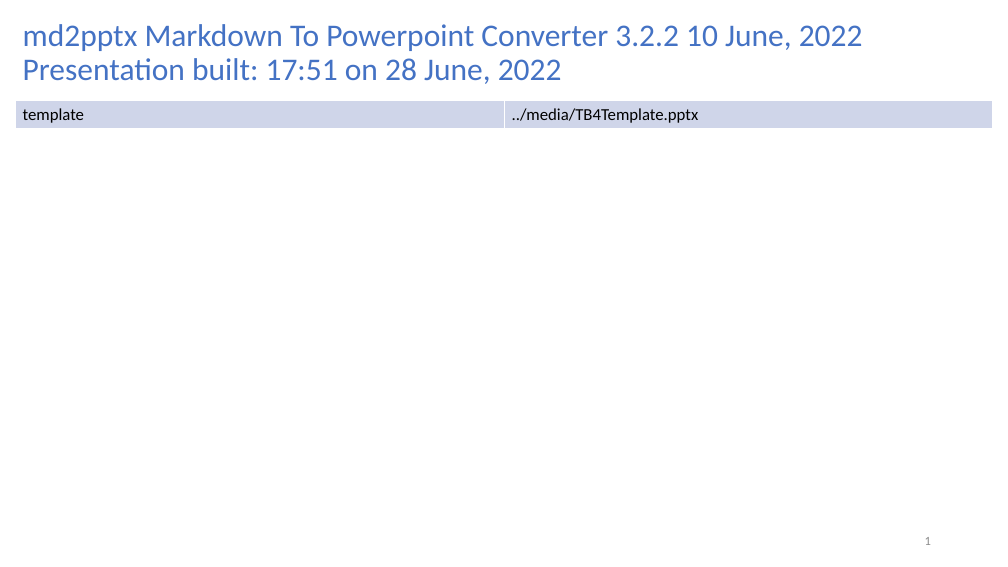
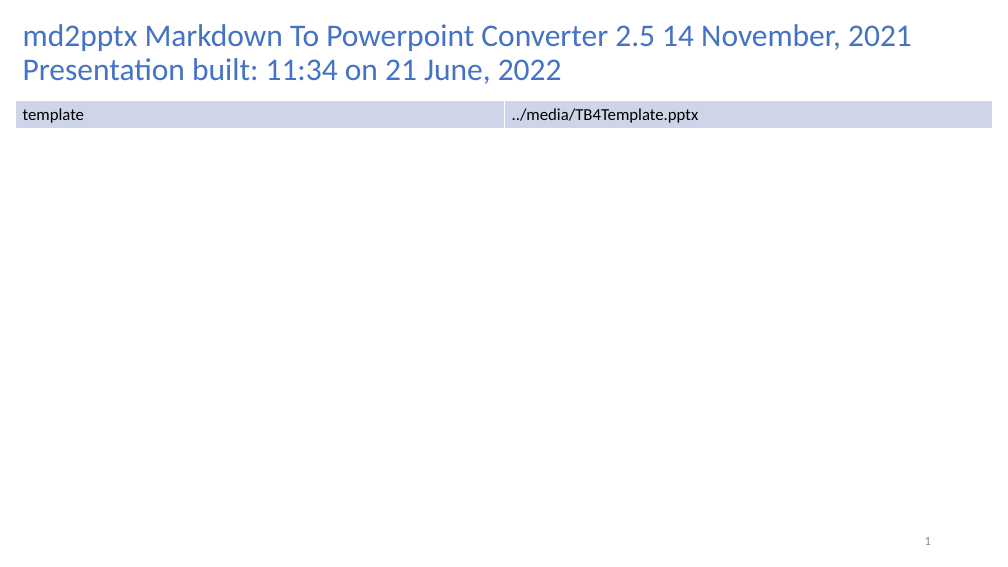
Before and after one commit to turtlebot/TurtleBot4Lessons, a slide deck: slide 1 of units/Unit00-TB4-Introduction/L02-TurtleBotIsGo/U00-L02-TurtleBotIsGo.ppt. Drawn at 1008x567 pixels with LibreOffice and Linux fonts; fonts in the diff are those of the drawing. Boxes give left, top, right and bottom in pixels: in the first picture for what was removed or moved away, otherwise in the second. Text is boxed around its words. In the diff, an @@ line names an element or a change of style, - is before the commit and + after.

```diff
--- a/units/Unit00-TB4-Introduction/L02-TurtleBotIsGo/U00-L02-TurtleBotIsGo.ppt
+++ b/units/Unit00-TB4-Introduction/L02-TurtleBotIsGo/U00-L02-TurtleBotIsGo.ppt
@@ title at [23, 24, 912, 84]: text changed @@
-md2pptx Markdown To Powerpoint Converter 3.2.2 10 June, 2022
-Presentation built: 17:51 on 28 June, 2022
+md2pptx Markdown To Powerpoint Converter 2.5 14 November, 2021
+Presentation built: 11:34 on 21 June, 2022
```
Also in this commit, not shown: 7 other files.
